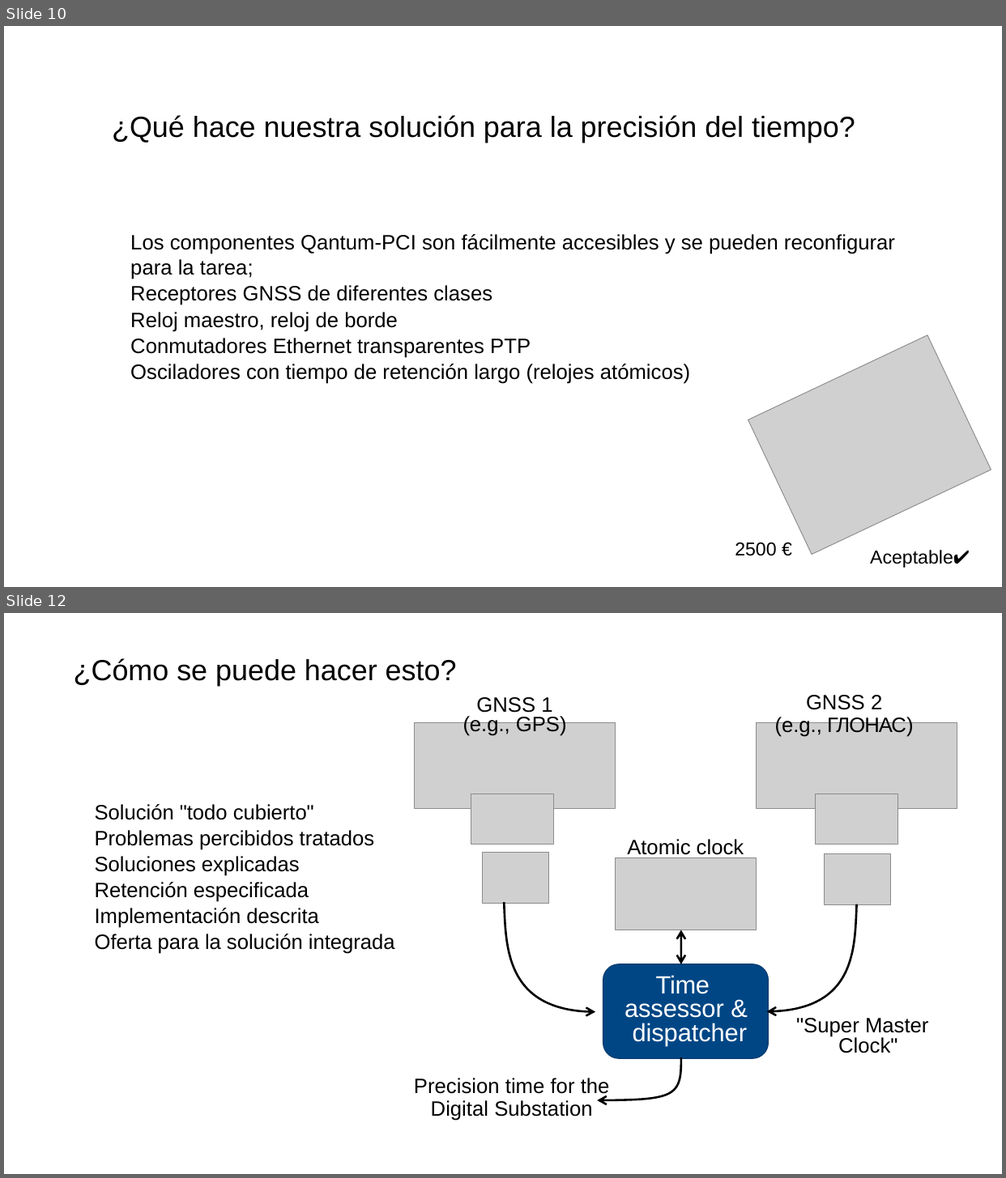
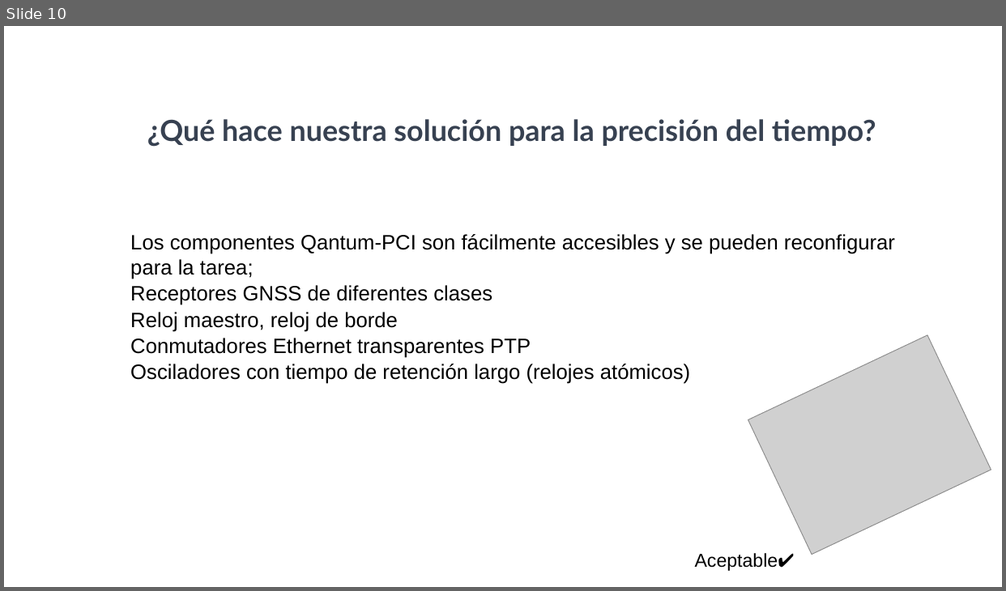
Before and after one commit to SiwaNetwork/QUANTUM, a slide deck: Time-Card/ДОКУМЕНТЫ/МАТЕРИАЛ СТАТЬИ/Применение в энергетике испанский.pptx. Shown one above the other, each under a label of ours: slides 10 and 12 before the commit, slide 10 after it; the slides between them are not shown. The pictures are 1006x1178 and 1006x591 pixels, drawn with LibreOffice and Linux fonts; fonts in the diff are those of the drawing; grey boxes stand for pictures. Boxes give left, top, right and bottom in pixels: in the first picture for what was removed or moved away, otherwise in the second. Text is boxed around its words. In the diff, an @@ line names an element or a change of style, - is before the commit and + after.

```diff
--- a/Time-Card/ДОКУМЕНТЫ/МАТЕРИАЛ СТАТЬИ/Применение в энергетике испанский.pptx
+++ b/Time-Card/ДОКУМЕНТЫ/МАТЕРИАЛ СТАТЬИ/Применение в энергетике испанский.pptx
@@ slide 12 removed at (4,613,1002,1174), background #FFFFFF @@
@@ title removed at (74,658,457,686) @@
-¿Cómo se puede hacer esto?
@@ text removed at (463,697,567,736) @@
-GNSS 1 (e.g., GPS)
@@ text removed at (775,695,914,737) @@
-GNSS 2
-(e.g., ГЛОНАС)
@@ picture removed at (415,723,616,809) @@
@@ picture removed at (756,723,957,809) @@
@@ text removed at (95,804,395,954) @@
-Solución "todo cubierto"
-Problemas percibidos tratados
-Soluciones explicadas
-Retención especificada
-Implementación descrita
-Oferta para la solución integrada
@@ picture removed at (471,794,553,845) @@
@@ picture removed at (816,794,898,845) @@
@@ picture removed at (483,853,548,904) @@
@@ text removed at (627,839,744,859) @@
-Atomic clock
@@ picture removed at (825,854,890,905) @@
@@ picture removed at (615,858,756,931) @@
@@ freeform shape removed at (503,902,859,1105) @@
@@ freeform shape removed at (603,965,769,1059) @@
@@ freeform shape removed at (603,965,769,1059) @@
@@ text removed at (624,975,747,1046) @@
-Time assessor & dispatcher
@@ text removed at (796,1018,929,1054) @@
-"Super Master Clock"
@@ text removed at (414,1078,610,1121) @@
-Precision time for the
-Digital Substation
@@ slide 10 changed as well @@
@@ title "¿Qué hace nuestra solución para ..." at (147,119,876,147): font Arial to Lato, text colour #000000 to #374151, bold on; alignment left to centre @@
@@ text "Aceptable✔": place and size @@
-text "Aceptable✔" at (870,550,970,568)
+text "Aceptable✔" at (695,553,795,571)
@@ text removed at (735,543,776,557) @@
-2500 €
```
Also in this commit, not shown: 9 other slides changed, 3 slides added, 6 other slides removed.
